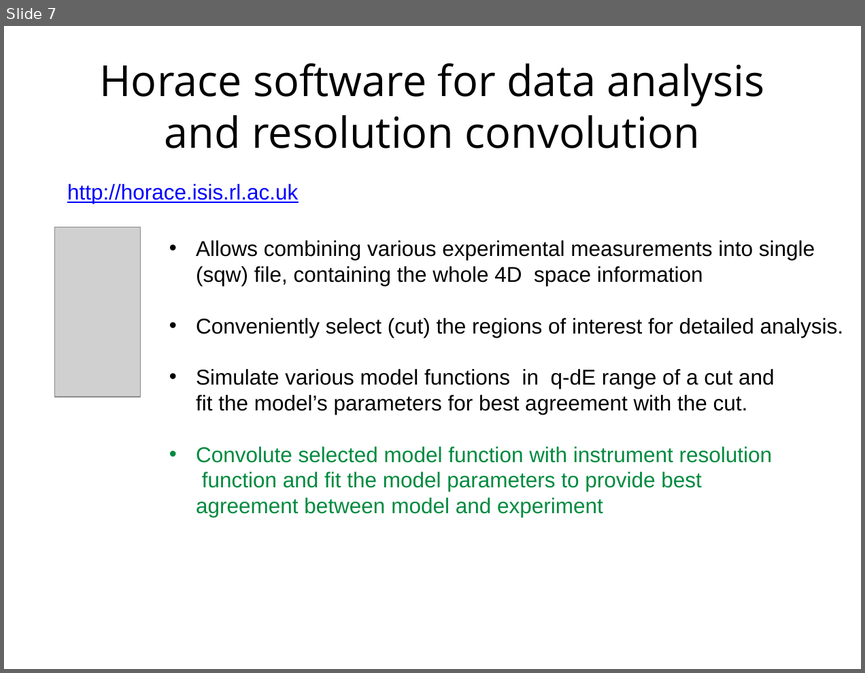
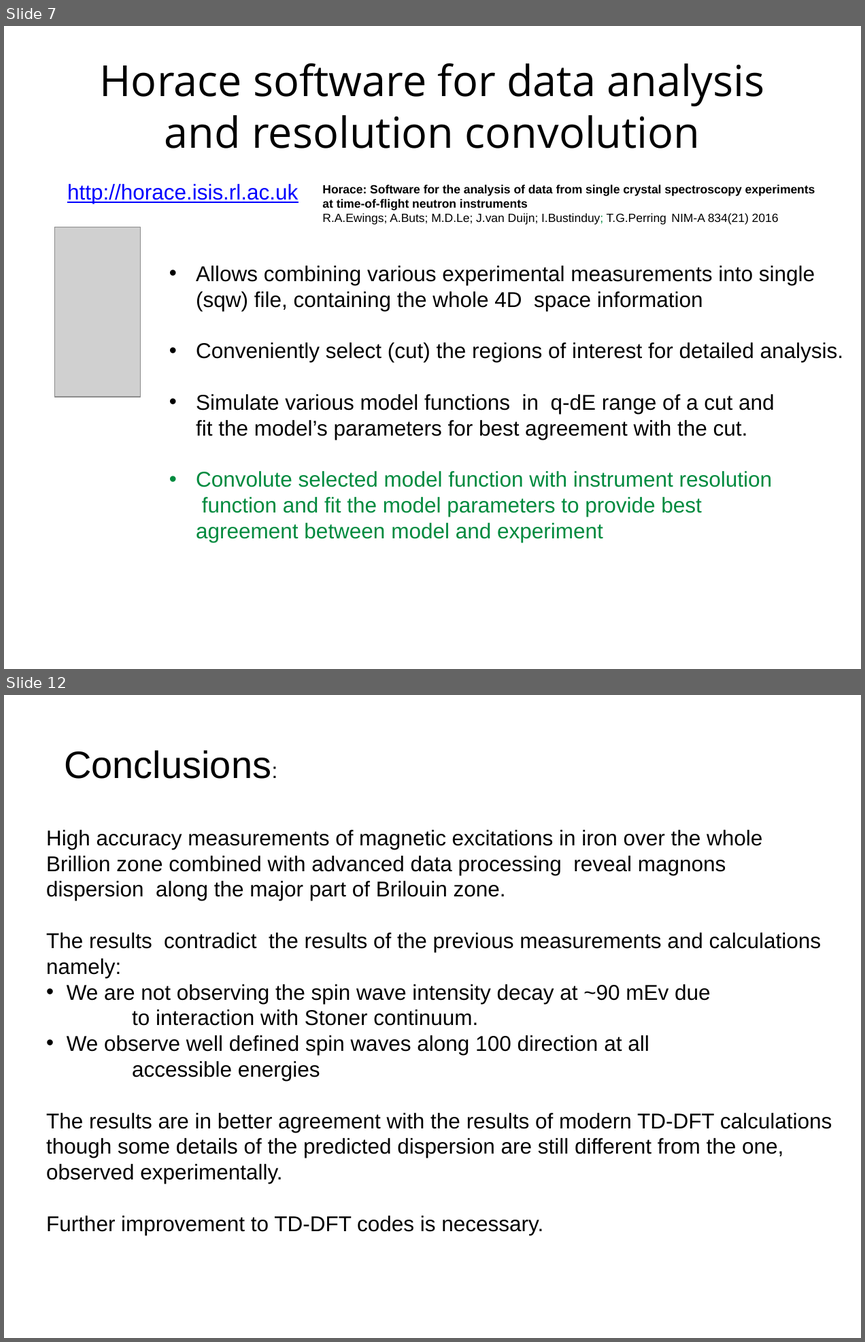
Before and after one commit to abuts/Fe, a slide deck: June2017/Icns2017/ICNS2017.ppt. Shown one above the other, each under a label of ours: slide 7 before the commit, slides 7 and 12 after it; the slides between them are not shown. The pictures are 865x673 and 865x1342 pixels, drawn with LibreOffice and Linux fonts; fonts in the diff are those of the drawing; grey boxes stand for pictures; background and template pictures are left out. Boxes give left, top, right and bottom in pixels: in the first picture for what was removed or moved away, otherwise in the second. Text is boxed around its words. In the diff, an @@ line names an element or a change of style, - is before the commit and + after.

```diff
--- a/June2017/Icns2017/ICNS2017.ppt
+++ b/June2017/Icns2017/ICNS2017.ppt
@@ slide 12 added at bbox=[4, 695, 861, 1338], background #FFFFFF @@
@@ text added at bbox=[64, 750, 271, 779], 32 pt, text #000000 @@
+Conclusions:
@@ text added at bbox=[46, 830, 832, 1235], 18 pt, text #000000 @@
+High accuracy measurements of magnetic excitations in iron over the whole
+Brillion zone combined with advanced data processing reveal magnons
+dispersion along the major part of Brilouin zone.
+The results contradict the results of the previous measurements and calculations
+namely:
+• We are not observing the spin wave intensity decay at ~90 mEv due
+to interaction with Stoner continuum.
+• We observe well defined spin waves along 100 direction at all
+accessible energies
+The results are in better agreement with the results of modern TD-DFT calculations
+though some details of the predicted dispersion are still different from the one,
+observed experimentally.
+Further improvement to TD-DFT codes is necessary.
@@ slide 7 changed as well @@
@@ text added at bbox=[322, 184, 815, 225], 10 pt, text #000000, bold @@
+Horace: Software for the analysis of data from single crystal spectroscopy experiments at time-of-flight neutron instruments
+R.A.Ewings; A.Buts; M.D.Le; J.van Duijn; I.Bustinduy; T.G.Perring NIM-A 834(21) 2016
@@ text "Allows combining various experimental measurements ...": place and size @@
-text "Allows combining various experimental measurements ..." at bbox=[196, 240, 843, 517]
+text "Allows combining various experimental measurements ..." at bbox=[196, 265, 843, 542]
```
Also in this commit, not shown: 6 other slides changed, 4 other slides added, 6 slides removed, 4 other files.
